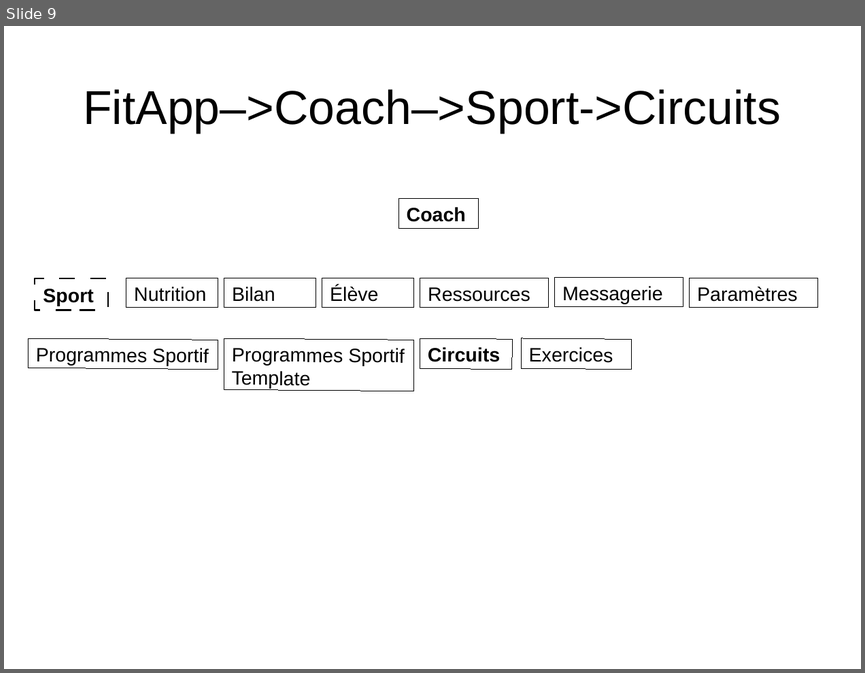
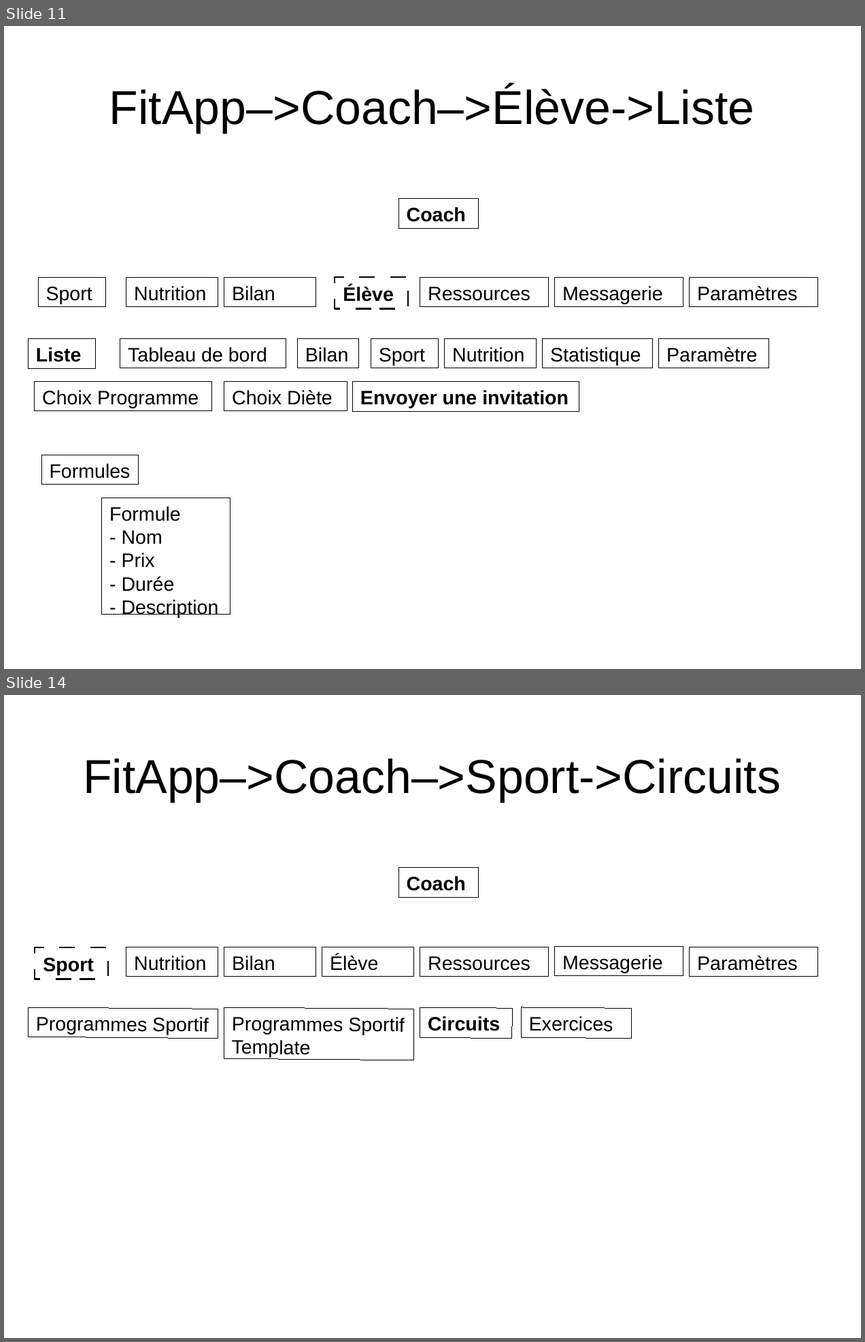
Before and after one commit to NicolasGavard/WebVysionSportV2, a slide deck: Documentations/FitApp - Elève v1.02.odp. Shown one above the other, each under a label of ours: slide 9 before the commit, slides 11 and 14 after it; the slides between them are not shown. The pictures are 865x673 and 865x1342 pixels, drawn with LibreOffice and Linux fonts; fonts in the diff are those of the drawing. Boxes give left, top, right and bottom in pixels: in the first picture for what was removed or moved away, otherwise in the second. Text is boxed around its words. In the diff, an @@ line names an element or a change of style, - is before the commit and + after.

```diff
--- a/Documentations/FitApp - Elève v1.02.odp
+++ b/Documentations/FitApp - Elève v1.02.odp
@@ slide 11 added at bbox=[4, 26, 861, 669], background #FFFFFF @@
@@ title added at bbox=[109, 86, 755, 133], 44 pt, text #000000 @@
+FitApp–>Coach–>Élève->Liste
@@ rectangle added at bbox=[399, 199, 478, 229], outline #000000 0 pt, 18 pt, text #000000, bold @@
+Coach
@@ rectangle added at bbox=[38, 277, 106, 307], outline #000000 0 pt, 18 pt, text #000000 @@
+Sport
@@ rectangle added at bbox=[126, 277, 218, 307], outline #000000 0 pt, 18 pt, text #000000 @@
+Nutrition
@@ rectangle added at bbox=[224, 277, 315, 307], outline #000000 0 pt, 18 pt, text #000000 @@
+Bilan
@@ rectangle added at bbox=[334, 277, 407, 309], outline #000000 1.5 pt, 18 pt, text #000000, bold @@
+Élève
@@ rectangle added at bbox=[420, 277, 548, 307], outline #000000 0 pt, 18 pt, text #000000 @@
+Ressources
@@ rectangle added at bbox=[555, 277, 683, 307], outline #000000 0 pt, 18 pt, text #000000 @@
+Messagerie
@@ rectangle added at bbox=[689, 277, 818, 307], outline #000000 0 pt, 18 pt, text #000000 @@
+Paramètres
@@ rectangle added at bbox=[28, 339, 96, 369], outline #000000 0 pt, 18 pt, text #000000, bold @@
+Liste
@@ rectangle added at bbox=[121, 339, 286, 368], outline #000000 0 pt, 18 pt, text #000000 @@
+Tableau de bord
@@ rectangle added at bbox=[298, 339, 360, 368], outline #000000 0 pt, 18 pt, text #000000 @@
+Bilan
@@ rectangle added at bbox=[371, 339, 439, 368], outline #000000 0 pt, 18 pt, text #000000 @@
+Sport
@@ rectangle added at bbox=[445, 339, 536, 368], outline #000000 0 pt, 18 pt, text #000000 @@
+Nutrition
@@ rectangle added at bbox=[543, 339, 653, 368], outline #000000 0 pt, 18 pt, text #000000 @@
+Statistique
@@ rectangle added at bbox=[660, 339, 770, 368], outline #000000 0 pt, 18 pt, text #000000 @@
+Paramètre
@@ rectangle added at bbox=[35, 382, 211, 411], outline #000000 0 pt, 18 pt, text #000000 @@
+Choix Programme
@@ rectangle added at bbox=[224, 382, 347, 411], outline #000000 0 pt, 18 pt, text #000000 @@
+Choix Diète
@@ rectangle added at bbox=[353, 382, 580, 412], outline #000000 0 pt, 18 pt, text #000000, bold @@
+Envoyer une invitation
@@ rectangle added at bbox=[41, 454, 139, 484], outline #000000 0 pt, 18 pt, text #000000 @@
+Formules
@@ rectangle added at bbox=[102, 497, 230, 614], outline #000000 0 pt, 18 pt, text #000000 @@
+Formule
+- Nom
+- Prix
+- Durée
+- Description
@@ what was slide 9 is now slide 14 @@
```
Also in this commit, not shown: 3 slides changed, 7 other slides added, 3 slides removed.
